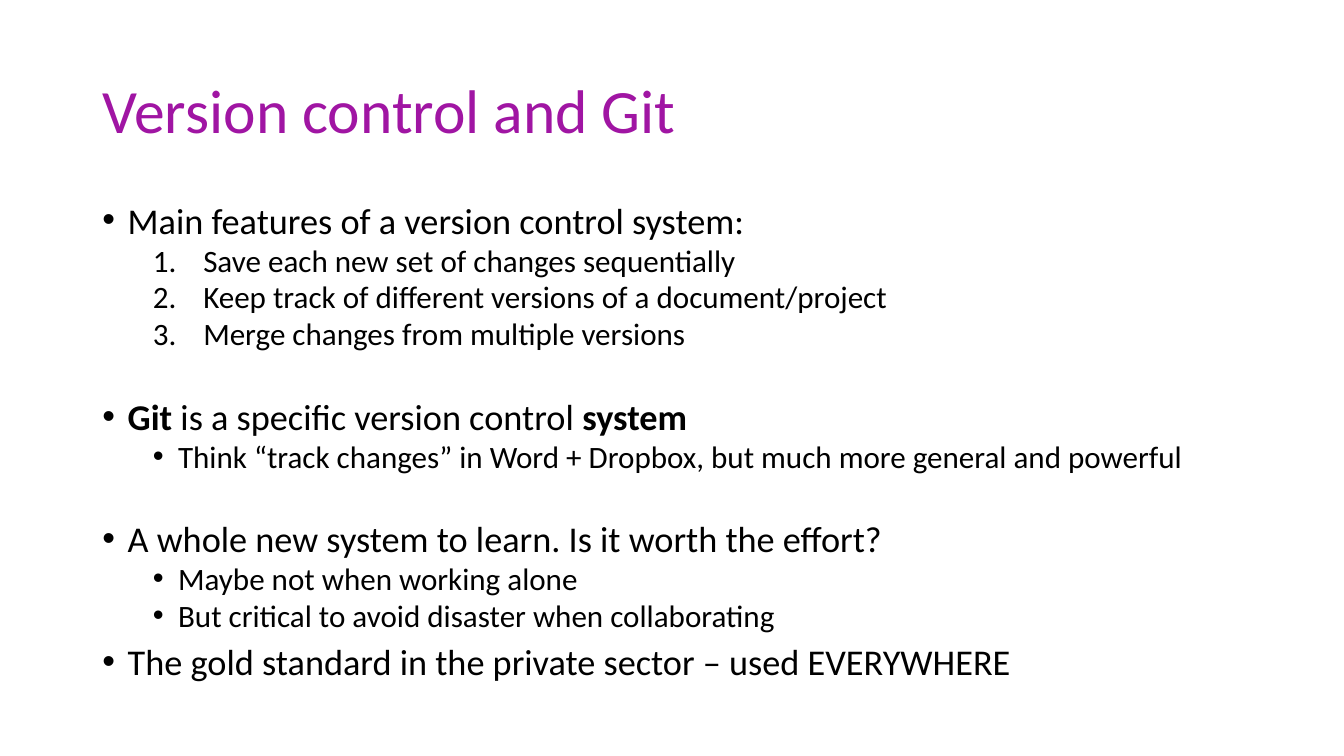
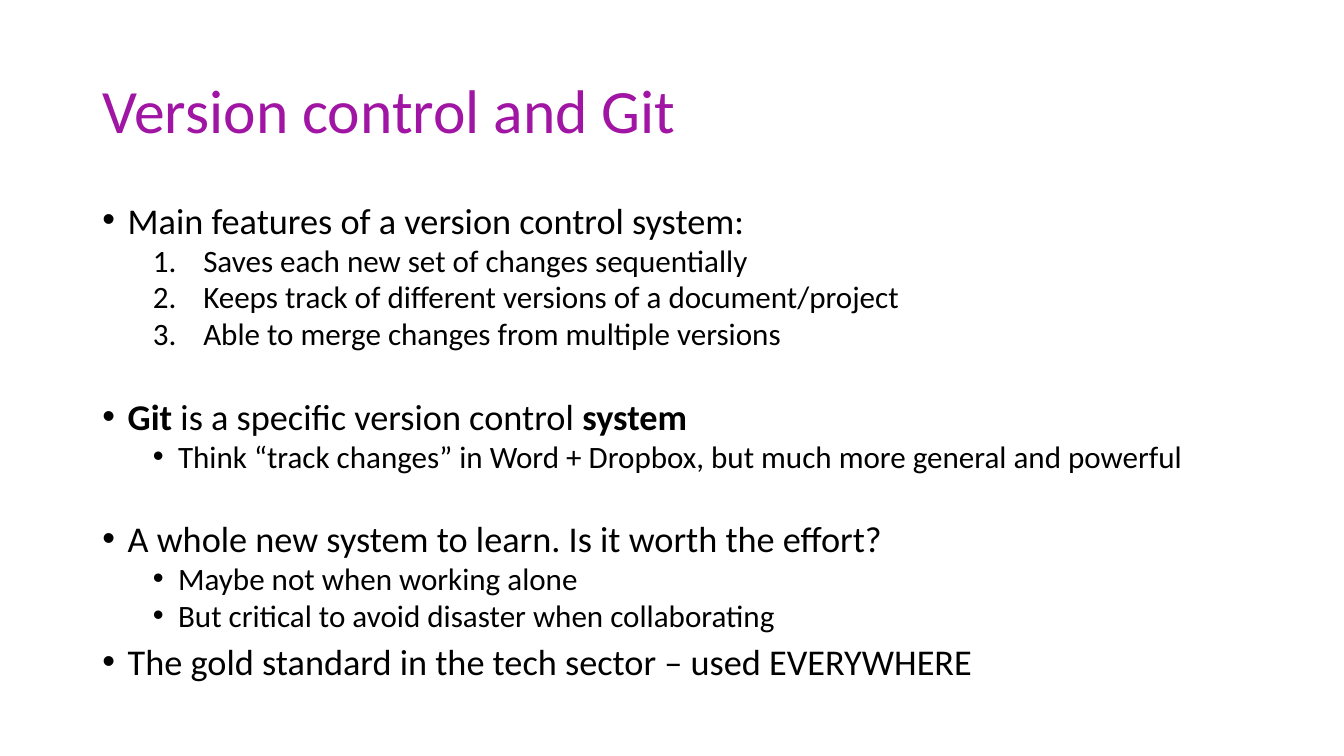
Before and after one commit to msu-econ-data-analytics/course-materials, a slide deck: slide 3 of lecture-slides/03-Productivity/Git_and_GitHub.pptx. Drawn at 1344x756 pixels with LibreOffice and Linux fonts; fonts in the diff are those of the drawing. Boxes give left, top, right and bottom in pixels: in the first picture for what was removed or moved away, otherwise in the second. Text is boxed around its words. In the diff, an @@ line names an element or a change of style, - is before the commit and + after.

```diff
--- a/lecture-slides/03-Productivity/Git_and_GitHub.pptx
+++ b/lecture-slides/03-Productivity/Git_and_GitHub.pptx
@@ text at <box>203,250,899,351</box>: text changed @@
-  1. Save each new set of changes sequentially
-  2. Keep track of different versions of a document/project
-  3. Merge changes from multiple versions
+  1. Saves each new set of changes sequentially
+  2. Keeps track of different versions of a document/project
+  3. Able to merge changes from multiple versions
@@ text at <box>128,649,972,682</box>: text changed @@
-• The gold standard in the private sector – used EVERYWHERE
+• The gold standard in the tech sector – used EVERYWHERE
```
Also in this commit, not shown: 2 other slides changed, 3 other files.
